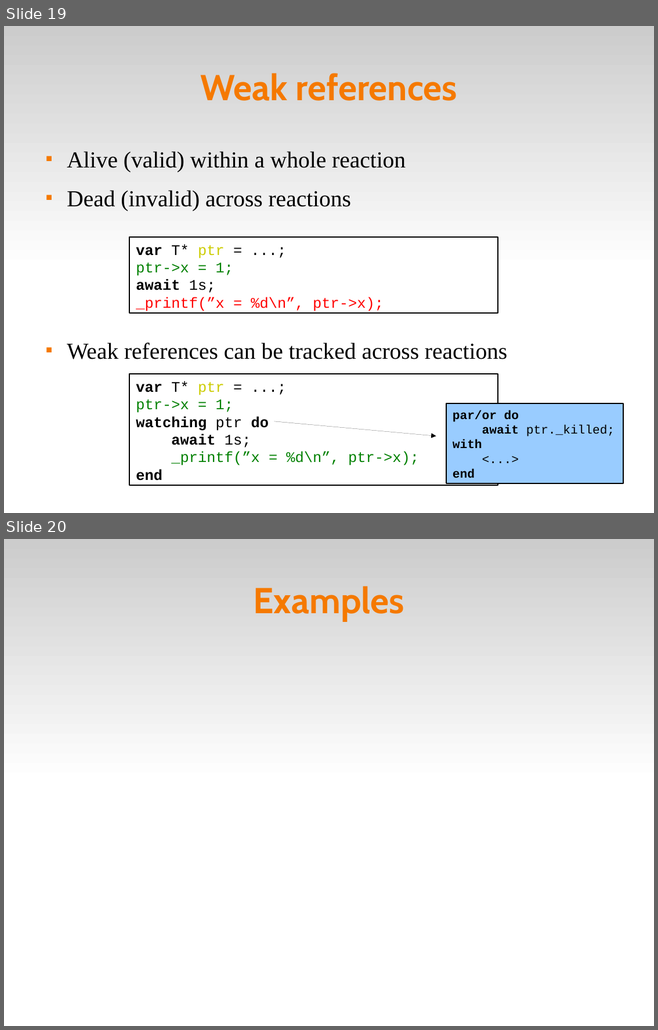
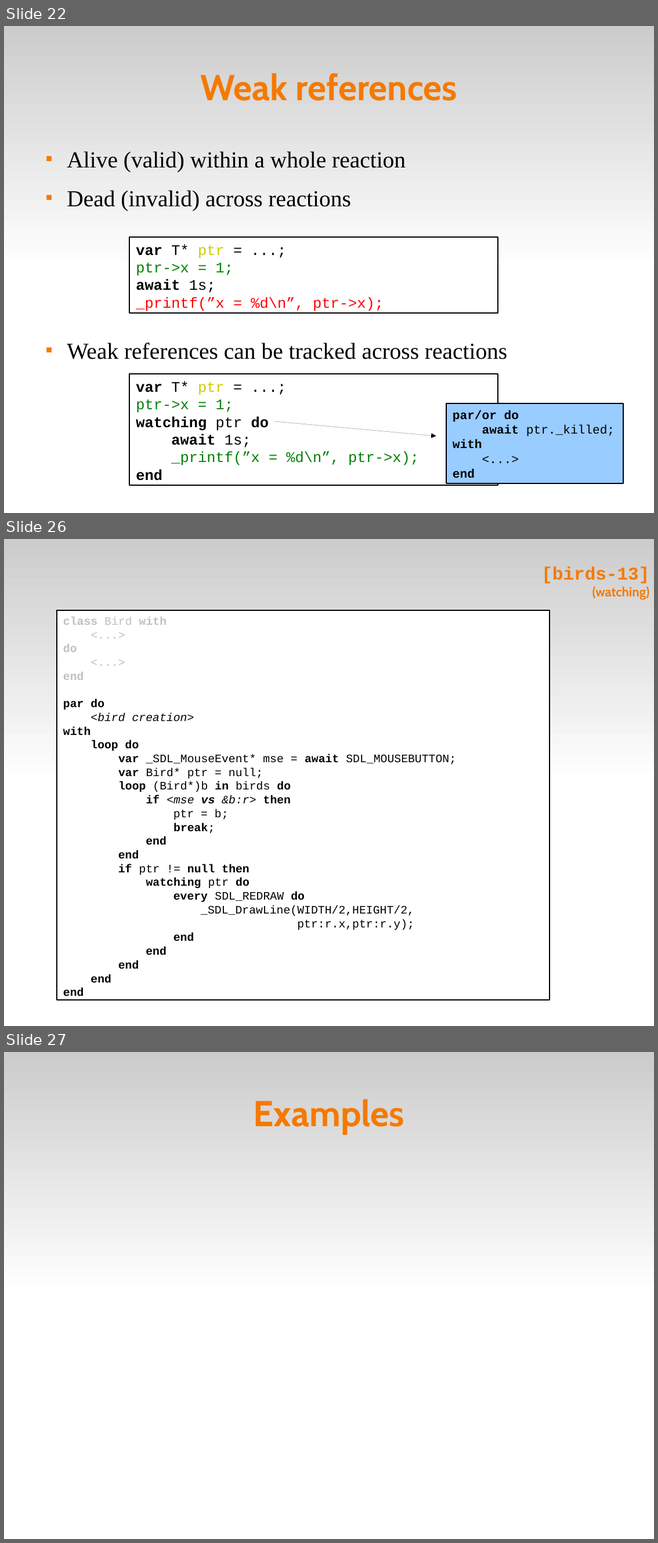
Before and after one commit to fsantanna-no/ceu-docs, a slide deck: ceu_stl.odp. Shown one above the other, each under a label of ours: slides 19 and 20 before the commit, slides 22, 26 and 27 after it; the slides between them are not shown. The pictures are 658x1030 and 658x1543 pixels, drawn with LibreOffice and Linux fonts; fonts in the diff are those of the drawing. Boxes give left, top, right and bottom in pixels: in the first picture for what was removed or moved away, otherwise in the second. Text is boxed around its words. In the diff, an @@ line names an element or a change of style, - is before the commit and + after.

```diff
--- a/ceu_stl.odp
+++ b/ceu_stl.odp
@@ slide 26 added at (4,539,654,1026), background #FFFFFF; not listed: 1 template element that a slide beside it also shows @@
@@ title added at (541,567,650,599), 22 pt, text #F57900, bold @@
+[birds-13]
+(watching)
@@ rectangle added at (57,610,549,1001), fill #FFFFFF, outline #000000 1.45 pt, 14 pt, text #000000 @@
+class Bird with
+<...>
+do
+<...>
+end
+par do
+<bird creation>
+with
+loop do
+var _SDL_MouseEvent* mse = await SDL_MOUSEBUTTON;
+var Bird* ptr = null;
+loop (Bird*)b in birds do
+if <mse vs &b:r> then
+ptr = b;
+break;
+end
+end
+if ptr != null then
+watching ptr do
+every SDL_REDRAW do
+_SDL_DrawLine(WIDTH/2,HEIGHT/2,
+ptr:r.x,ptr:r.y);
+end
+end
+end
+end
+end
@@ what was slide 19 is now slide 22 @@
@@ what was slide 20 is now slide 27 @@
```
Also in this commit, not shown: 15 slides changed, 6 other slides added, 2 other files.
